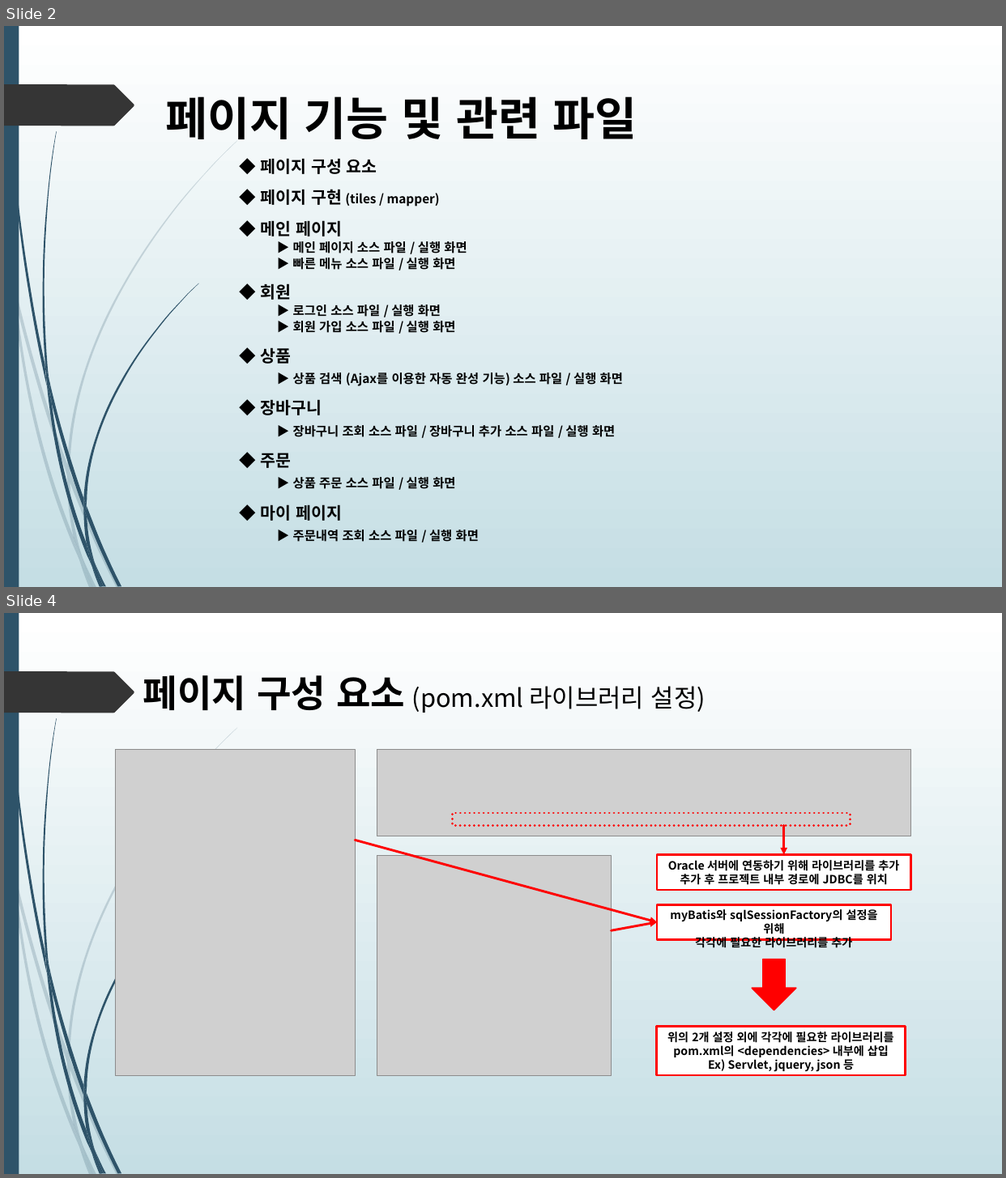
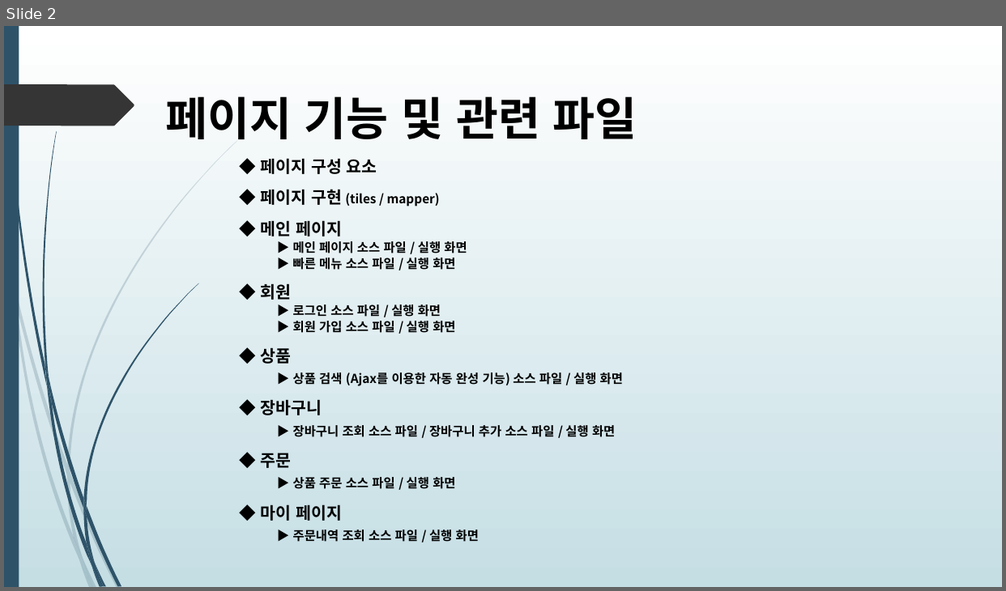
Before and after one commit to himediaai/DongOuk, a slide deck: 쇼핑몰.pptx. Shown one above the other, each under a label of ours: slides 2 and 4 before the commit, slide 2 after it; the slides between them are not shown. The pictures are 1006x1178 and 1006x591 pixels, drawn with LibreOffice and Linux fonts; fonts in the diff are those of the drawing; grey boxes stand for pictures. Boxes give left, top, right and bottom in pixels: in the first picture for what was removed or moved away, otherwise in the second. Text is boxed around its words. In the diff, an @@ line names an element or a change of style, - is before the commit and + after.

```diff
--- a/쇼핑몰.pptx
+++ b/쇼핑몰.pptx
@@ slide 4 removed at [4,613,1002,1174], background gradient #FFFFFF to #C5DEE5; not listed: 24 template elements that a slide beside it also shows @@
@@ text removed at [143,675,705,713] @@
-페이지 구성 요소 (pom.xml 라이브러리 설정)
@@ picture removed at [116,750,355,1076] @@
@@ picture removed at [377,750,911,837] @@
@@ rectangle removed at [453,813,850,825] @@
@@ arrow removed from (784, 825) to (784, 855) @@
@@ arrow removed from (355, 840) to (657, 922) @@
@@ rectangle removed at [657,855,910,890] @@
-Oracle 서버에 연동하기 위해 라이브러리를 추가
-추가 후 프로젝트 내부 경로에 JDBC를 위치
@@ picture removed at [377,856,612,1076] @@
@@ arrow removed from (612, 931) to (657, 922) @@
@@ rectangle removed at [657,905,891,940] @@
-myBatis와 sqlSessionFactory의 설정을 위해
-각각에 필요한 라이브러리를 추가
@@ down arrow removed at [752,960,796,1011] @@
@@ rectangle removed at [657,1026,906,1076] @@
-위의 2개 설정 외에 각각에 필요한 라이브러리를
-pom.xml의 <dependencies> 내부에 삽입
-Ex) Servlet, jquery, json 등
```
Also in this commit, not shown: 3 slides changed, 7 slides added.
